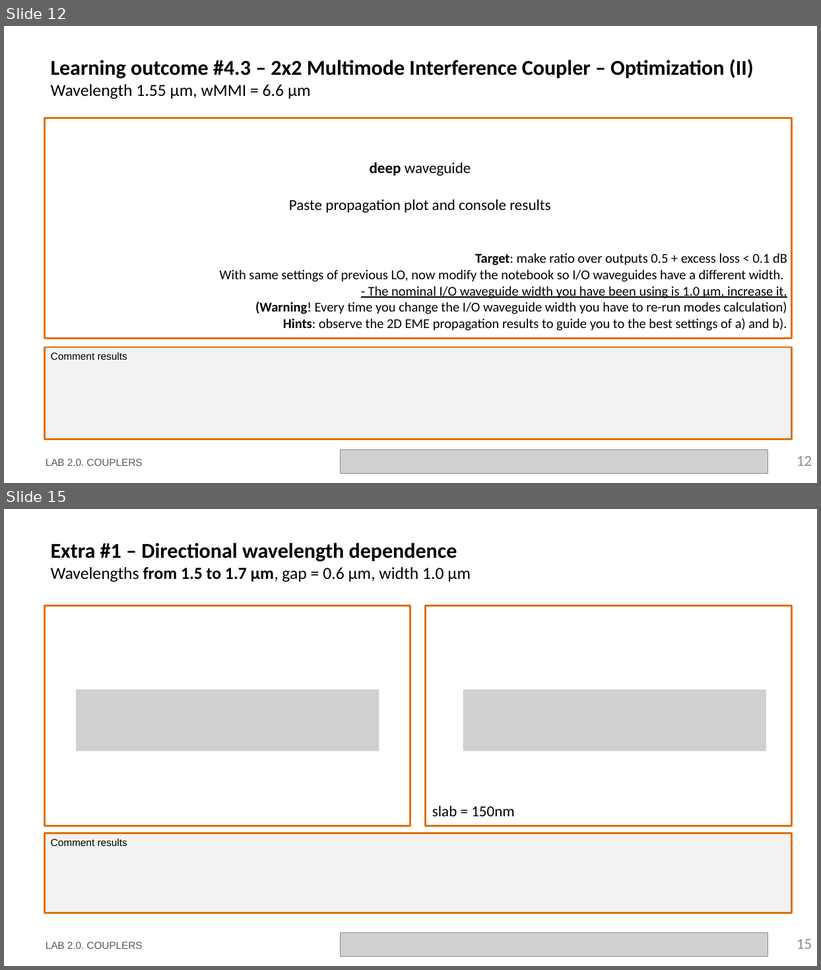
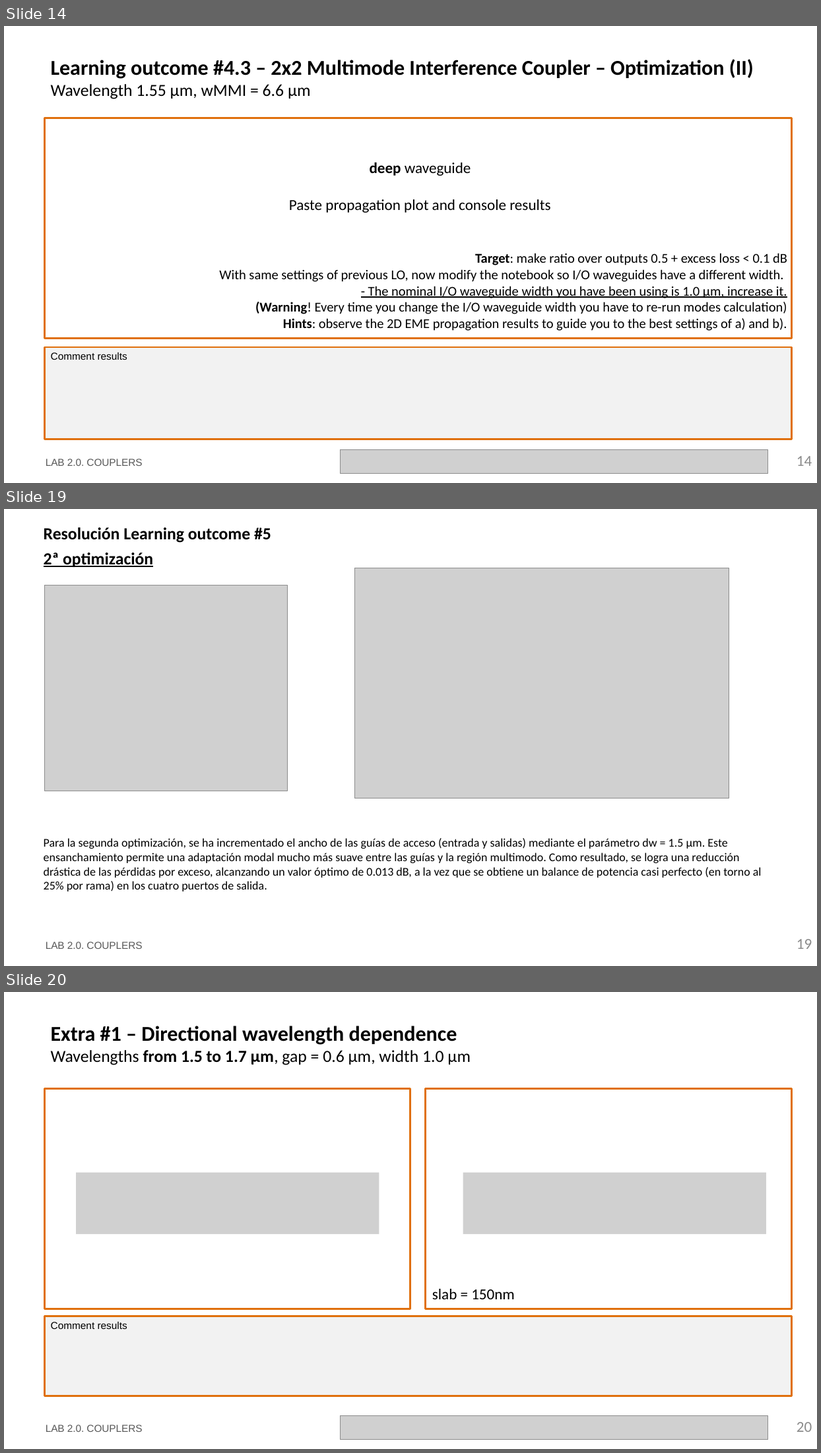
Before and after one commit to snacmuo/pic-upv-lab2, a slide deck: LabBook_20.pptx. Shown one above the other, each under a label of ours: slides 12 and 15 before the commit, slides 14, 19 and 20 after it; the slides between them are not shown. The pictures are 821x970 and 821x1453 pixels, drawn with LibreOffice and Linux fonts; fonts in the diff are those of the drawing; grey boxes stand for pictures; background and template pictures are left out. Boxes give left, top, right and bottom in pixels: in the first picture for what was removed or moved away, otherwise in the second. Text is boxed around its words. In the diff, an @@ line names an element or a change of style, - is before the commit and + after.

```diff
--- a/LabBook_20.pptx
+++ b/LabBook_20.pptx
@@ slide 19 added at (x1=4, y1=509, x2=817, y2=966), background #FFFFFF @@
@@ title added at (x1=44, y1=527, x2=271, y2=543), 20 pt, text #000000, bold @@
+Resolución Learning outcome #5
@@ text added at (x1=44, y1=553, x2=153, y2=567), 20 pt, text #000000, bold, underline @@
+2ª optimización
@@ picture added at (x1=45, y1=586, x2=288, y2=791) @@
@@ picture added at (x1=354, y1=568, x2=729, y2=798) @@
@@ text added at (x1=44, y1=838, x2=762, y2=892), 14 pt, text #000000 @@
+Para la segunda optimización, se ha incrementado el ancho de las guías de acceso (entrada y salidas) mediante el parámetro dw = 1.5 µm. Este ensanchamiento permite una adaptación modal mucho más suave entre las guías y la región multimodo. Como resultado, se logra una reducción drástica de las pérdidas por exceso, alcanzando un valor óptimo de 0.013 dB, a la vez que se obtiene un balance de potencia casi perfecto (en torno al 25% por rama) en los cuatro puertos de salida.
@@ text added at (x1=46, y1=942, x2=142, y2=949), 12 pt, text #585858 @@
+LAB 2.0. COUPLERS
@@ page number added at (x1=797, y1=939, x2=812, y2=949), 18 pt, text #8C8C8C @@
+19
@@ what was slide 12 is now slide 14 @@
@@ page number at (x1=797, y1=456, x2=812, y2=466): text changed @@
-12
+14
@@ what was slide 15 is now slide 20 @@
@@ page number at (x1=797, y1=1422, x2=812, y2=1432): text changed @@
-15
+20
```
Also in this commit, not shown: 5 slides changed, 4 other slides added, 1 other file.
